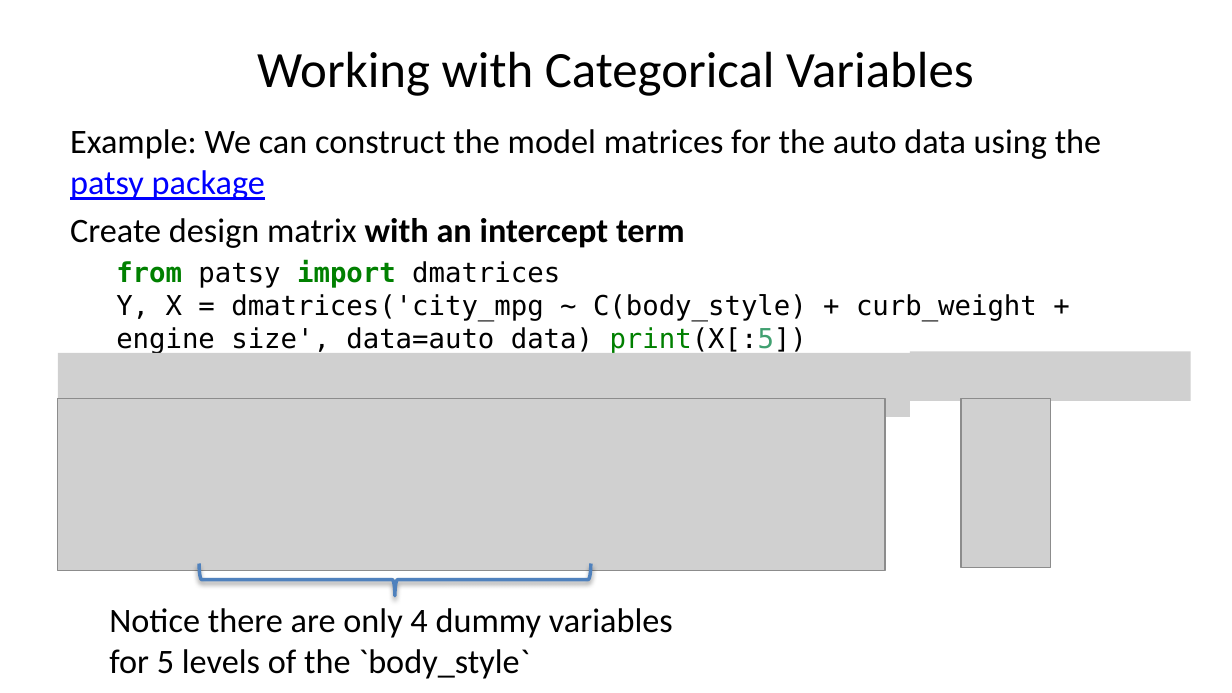
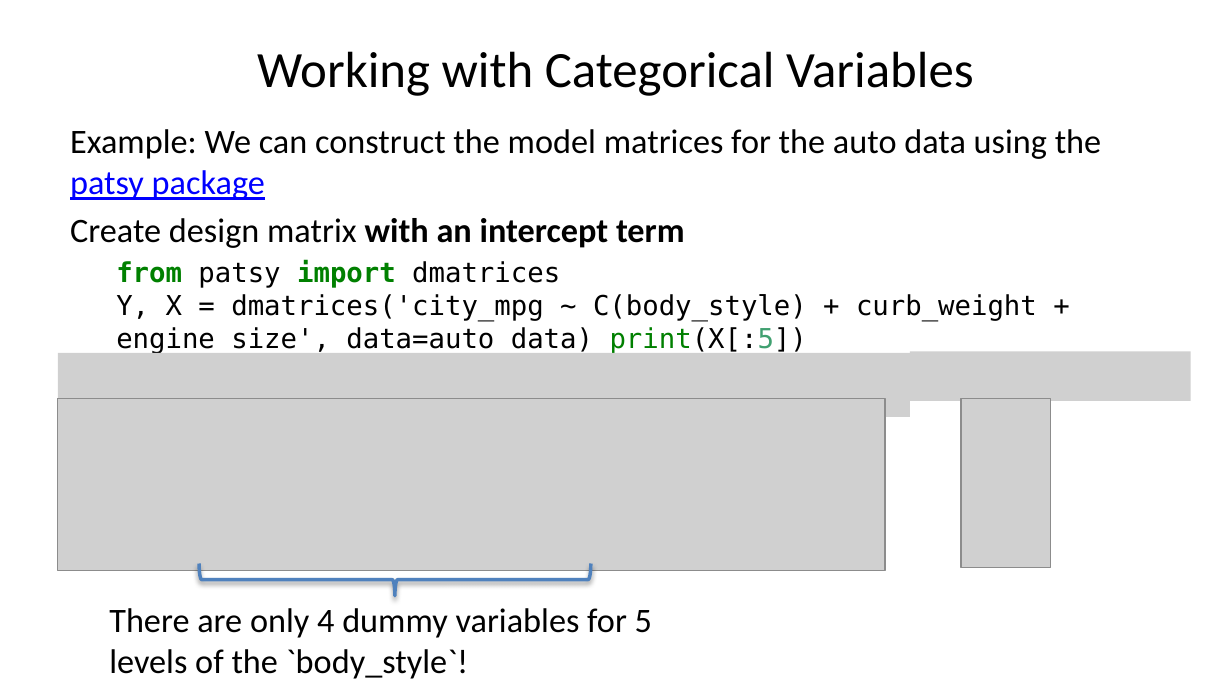
Before and after one commit to StephenElston/CSCI-E-83, a slide deck: slide 8 of LectureSlides/09_GeneralizingTheLinearModel.pptx (slide 10 before the commit). Drawn at 1232x693 pixels with LibreOffice and Linux fonts; fonts in the diff are those of the drawing; grey boxes stand for pictures. Boxes give left, top, right and bottom in pixels: in the first picture for what was removed or moved away, otherwise in the second. Text is boxed around its words. In the diff, an @@ line names an element or a change of style, - is before the commit and + after.

```diff
--- a/LectureSlides/09_GeneralizingTheLinearModel.pptx
+++ b/LectureSlides/09_GeneralizingTheLinearModel.pptx
@@ text at (x1=109, y1=608, x2=652, y2=679): text changed @@
-Notice there are only 4 dummy variables for 5 levels of the `body_style`
+There are only 4 dummy variables for 5 levels of the `body_style`!
```
Also in this commit, not shown: 13 other slides changed, 2 slides removed.
